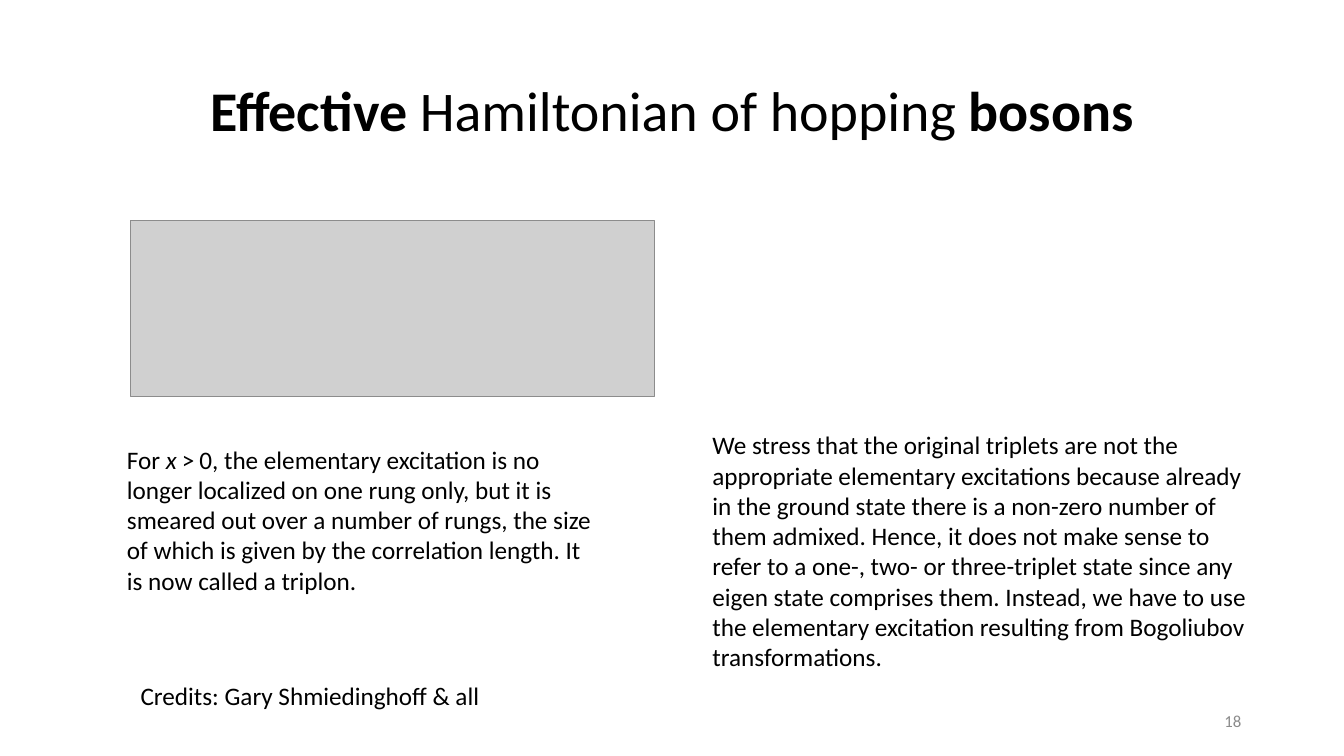
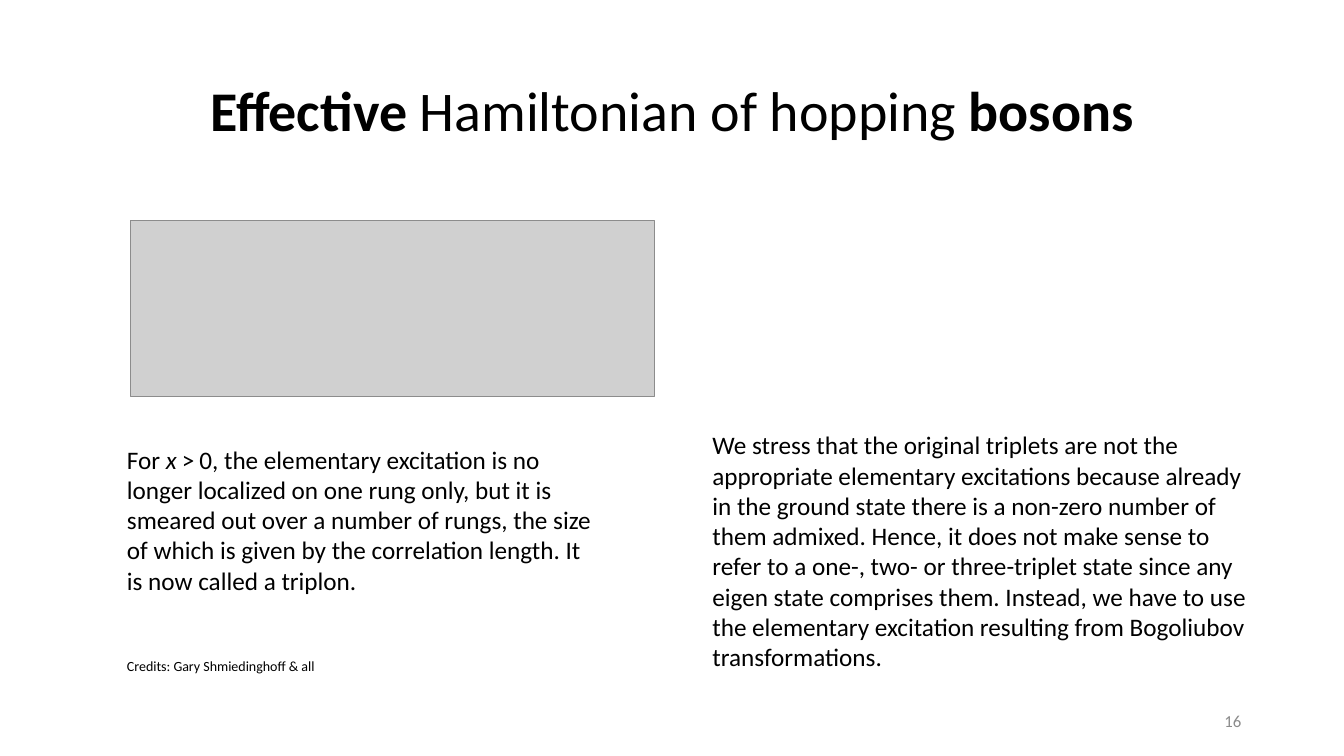
Before and after one commit to davidebernocco/Manybody_physics_project, a slide deck: slide 16 of Ladder_Heisemberg_presentation.pptx (slide 18 before the commit). Drawn at 1344x756 pixels with LibreOffice and Linux fonts; fonts in the diff are those of the drawing; grey boxes stand for pictures. Boxes give left, top, right and bottom in pixels: in the first picture for what was removed or moved away, otherwise in the second. Text is boxed around its words. In the diff, an @@ line names an element or a change of style, - is before the commit and + after.

```diff
--- a/Ladder_Heisemberg_presentation.pptx
+++ b/Ladder_Heisemberg_presentation.pptx
@@ text "Credits: Gary Shmiedinghoff & all": place and size @@
-text "Credits: Gary Shmiedinghoff & all" at bbox=[141, 687, 479, 710]
+text "Credits: Gary Shmiedinghoff & all" at bbox=[127, 661, 314, 674]
@@ text "Credits: Gary Shmiedinghoff & all" at bbox=[127, 661, 314, 674]: size 18 to 10 pt @@
@@ page number at bbox=[1224, 716, 1241, 727]: text changed @@
-18
+16
```
Also in this commit, not shown: 7 other slides changed, 4 slides added, 4 slides removed.
